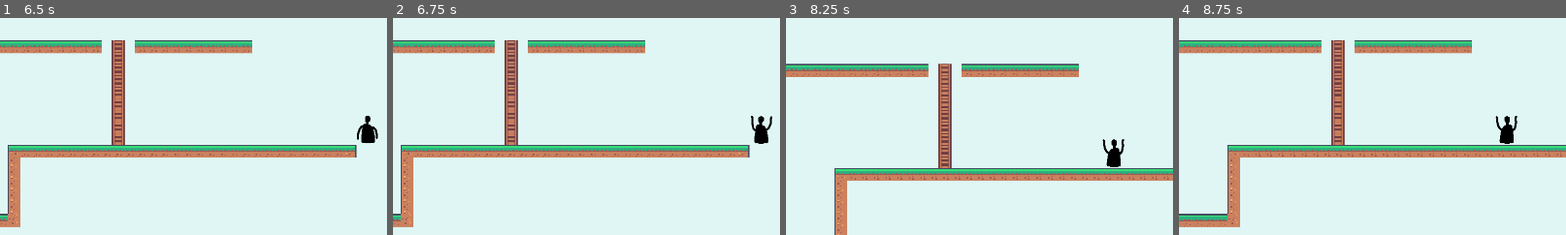
Above: before the commit, frames 1-4 (left to right).
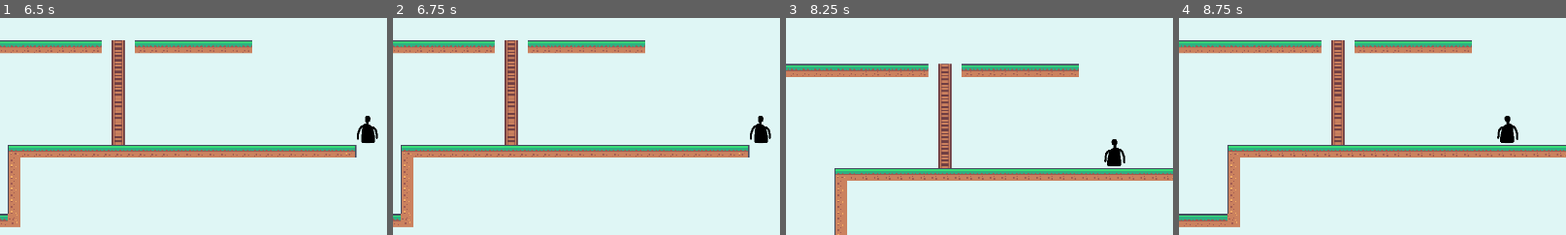
Above: after the commit, the same moments.

Repository: Paulofrog/Jeu-IC06
Game: Godot game, scene res://Game/TitleScreen/titleScreenScene.tscn
The game is run twice, just before and just after one commit, with the same random seed, the same clock (stepped at 60 frames per second) and the same inputs.
Inputs:
- Up to frame 1 (6.5 s): click "START" at 0.5 s; hold Alt (armsAssembly) 1.28-2.03 s; hold D (armsRight) 1.28-2.78 s; tap Space (legsJump) at 1.52, 2.27, 3.77, 4.52, 5.27 s; tap Ctrl (legsAssembly) at 1.55, 2.1, 3.05, 3.6, 4.55, 5.1 s; tap Alt (armsAssembly) at 2.3, 3.8, 5.3 s; hold A (armsLeft) 2.78-3.53 s; hold Alt (armsAssembly) 2.78-3.53 s; hold D (armsRight) 3.53-5.03 s; hold Alt (armsAssembly) 4.28-5.03 s; tap Escape (pause) at 4.9 s; hold A (armsLeft) 5.03-5.75 s; click "RESUME" at 5.75 s
- Up to frame 2 (6.75 s): tap Enter at 6.5 s; hold W (armsUp) from 6.53 s (still down); hold Alt (armsAssembly) from 6.53 s (still down)
- Up to frame 3 (8.25 s): tap Ctrl (legsAssembly) at 6.8, 7.35 s; tap Space (legsJump) at 7.25, 7.52 s; release W (armsUp) at 7.28 s; release Alt (armsAssembly) at 7.28 s; hold A (armsLeft) 7.28-8.03 s; tap Alt (armsAssembly) at 7.55 s; hold W (armsUp) from 8.03 s (still down); hold Alt (armsAssembly) from 8.03 s (still down)
- Up to frame 4 (8.75 s): keep holding W (armsUp); keep holding Alt (armsAssembly); tap Space (legsJump) at 8.27 s; tap Ctrl (legsAssembly) at 8.3 s
The pictures show only the part of the screen within x 47-97%, y 13-63%; the shares and areas given below are measured in that part.

Frame 1 is identical in both runs. In frame 2, 0.2% of the frame differs, in the area x 92-98%, y 45-59%; in frame 3, 0.2%; in frame 4, 0.2%, in the area x 81-88%, y 45-59%.

Commit message:
Suspension au plafond
Fonctionne, mais comporte des bugs.

+ utilisation des variables globales

Diff:
--- a/Game/Arms player/armsPlayerScene.tscn
+++ b/Game/Arms player/armsPlayerScene.tscn
@@ -44,7 +44,7 @@
 position = Vector2(18.5, -21.625)
 scale = Vector2(0.291666, 0.321428)
 sprite_frames = SubResource("SpriteFrames_rjjch")
-animation = &"hang"
+animation = &"idle"
 
 [node name="Collision" type="CollisionShape2D" parent="."]
 position = Vector2(17, -21)
--- a/Game/Arms player/armsPlayerScript.gd
+++ b/Game/Arms player/armsPlayerScript.gd
@@ -1,47 +1,52 @@
 extends CharacterBody2D
 
-var playersAssembled
+
 const SPEED = 150.0
-const ARMSPLAYER_OFFSET = Vector2(-5, -30)
 var isTouchingCeiling			# savoir si on est entré dans la zone de détection
-var isOnCeiling					# action de se suspendre au plafond
+var gravityDirection
+
 
 func _ready() -> void:
-	playersAssembled = false
+	gravityDirection = 1
+	Global.isArmsPlayerOnCeiling = false
+
 
 func _physics_process(delta: float) -> void:
 	# Add the gravity.
 	if not is_on_floor():
-		velocity += get_gravity() * delta
+		velocity += gravityDirection*get_gravity() * delta
 
 	if isTouchingCeiling:
 		if Input.is_action_pressed("armsUp"):
-			isOnCeiling = true
+			Global.isArmsPlayerOnCeiling = true
+			gravityDirection = -1
 			$Appearance.animation = "hang"
 		else:
-			isOnCeiling = false
+			Global.isArmsPlayerOnCeiling = false
+			gravityDirection = 1
 
 	# Get the input direction and handle the movement/deceleration.
 	var direction := Input.get_axis("armsLeft", "armsRight")
 	if direction:
 		velocity.x = direction * SPEED
-		if !isOnCeiling: $Appearance.animation = "walk"
+		if !Global.isArmsPlayerOnCeiling: $Appearance.animation = "walk"
 		$Appearance.flip_h = velocity.x < 0
 	else:
 		velocity.x = move_toward(velocity.x, 0, SPEED)
-		if !isOnCeiling : $Appearance.animation = "idle"
+		if !Global.isArmsPlayerOnCeiling : $Appearance.animation = "idle"
 
-	if !playersAssembled:
+	if !Global.are_assembled or Global.isArmsPlayerOnCeiling:
 		move_and_slide()
 	else:
-		self.position = $"../LegsPlayer".position + ARMSPLAYER_OFFSET
+		self.position = $"../LegsPlayer".position + Global.ARMSPLAYER_OFFSET
 
 
 func _on_test_level_ceiling_entered() -> void:
 	isTouchingCeiling = true
-	print("entre dans le plafond")
 
 
 func _on_test_level_ceiling_exited() -> void:
 	isTouchingCeiling = false
-	print("sort du plafond")
+	$Appearance.animation = "idle"
+	Global.isArmsPlayerOnCeiling = false
+	gravityDirection = 1
--- a/Game/Global.gd
+++ b/Game/Global.gd
@@ -1,4 +1,6 @@
 extends Node
 
 var can_climb = false
-var are_assembled = true
+var are_assembled = false
+var isArmsPlayerOnCeiling					# action de se suspendre au plafond
+const ARMSPLAYER_OFFSET = Vector2(-5, -30)
--- a/Game/Legs player/legsPlayerScript.gd
+++ b/Game/Legs player/legsPlayerScript.gd
@@ -39,6 +39,7 @@
 	cameraSize = Vector2(camera.get_viewport().get_size()) - Vector2(1200,700)
 	cameraBounds = Rect2(camera.position - (cameraSize / 2), cameraSize)
 
-	move_and_slide()
-	#position.x = clamp(position.x, cameraBounds.position.x, cameraBounds.position.x + cameraBounds.size.x)
-	#position.y = clamp(position.y, cameraBounds.position.y, cameraBounds.position.y + cameraBounds.size.y)
+	if !(Global.isArmsPlayerOnCeiling and Global.are_assembled):
+		move_and_slide()
+	else:
+		self.position = $"../ArmsPlayer".position - Global.ARMSPLAYER_OFFSET
--- a/Game/Main/mainScript.gd
+++ b/Game/Main/mainScript.gd
@@ -2,15 +2,14 @@
 
 # Assembly
 const PROXIMITY_THRESHOLD = 50.0
-const ARMSPLAYER_OFFSET = Vector2(-5, -30)
 const PROXIMITYLABEL_OFFSET = Vector2(0, -45)
-var are_assembled
 var paused = false
-@onready var pausemenu = $Camera/PauseMenu
+var pausemenu
 
 func _ready() -> void:
+	pausemenu = $Camera/PauseMenu
 	SetSpawnPositions()
-	are_assembled = false
+	Global.are_assembled = false
 
 
 # Called every frame. 'delta' is the elapsed time since the previous frame.
@@ -47,7 +46,7 @@
 func PlayerProximityDetection():
 	var distance = $LegsPlayer.global_position.distance_to($ArmsPlayer.global_position)
 	if (distance < PROXIMITY_THRESHOLD):
-		if !are_assembled:
+		if !Global.are_assembled:
 			$ProximityLabel.position = (($ArmsPlayer.global_position + $LegsPlayer.global_position) / (2)) \
 										- ($ProximityLabel.get_size() / 2) \
 										+ PROXIMITYLABEL_OFFSET
@@ -57,21 +56,19 @@
 	else:
 		$ProximityLabel.hide()
 
-	if not are_assembled and distance < PROXIMITY_THRESHOLD:
+	if not Global.are_assembled and distance < PROXIMITY_THRESHOLD:
 		if Input.is_action_pressed("legsAssembly") and Input.is_action_pressed("armsAssembly"):
 			assemble_players()
-	elif are_assembled:
+	elif Global.are_assembled:
 		if Input.is_action_just_pressed("legsAssembly") != Input.is_action_just_pressed("armsAssembly"):
 			separate_players()
 
 
 func assemble_players() -> void:
-	are_assembled = true
-	$ArmsPlayer.playersAssembled = true
-	$ArmsPlayer.position = $LegsPlayer.position + ARMSPLAYER_OFFSET
+	Global.are_assembled = true
+	$ArmsPlayer.position = $LegsPlayer.position + Global.ARMSPLAYER_OFFSET
 	$MetalAudioPlayer.play()
 
 
 func separate_players() -> void:
-	are_assembled = false
-	$ArmsPlayer.playersAssembled = false
+	Global.are_assembled = false
--- a/Game/TestLevel/testLevelScene.tscn
+++ b/Game/TestLevel/testLevelScene.tscn
@@ -234,7 +234,7 @@
 sources/0 = SubResource("TileSetAtlasSource_rsw0o")
 
 [sub_resource type="RectangleShape2D" id="RectangleShape2D_xkx1n"]
-size = Vector2(567, 30)
+size = Vector2(355, 5)
 
 [sub_resource type="RectangleShape2D" id="RectangleShape2D_i2mnf"]
 size = Vector2(27.5, 151.75)
@@ -264,7 +264,7 @@
 collision_layer = 64
 
 [node name="CollisionShape2D" type="CollisionShape2D" parent="Ceiling"]
-position = Vector2(672.5, 251)
+position = Vector2(578.5, 238.5)
 shape = SubResource("RectangleShape2D_xkx1n")
 
 [node name="Ladder" type="Area2D" parent="."]
@@ -273,6 +273,7 @@
 position = Vector2(814, 288.125)
 shape = SubResource("RectangleShape2D_i2mnf")
 
-[connection signal="area_entered" from="Ceiling" to="." method="_on_ceiling_area_entered"]
+[connection signal="body_entered" from="Ceiling" to="." method="_on_ceiling_body_entered"]
+[connection signal="body_exited" from="Ceiling" to="." method="_on_ceiling_body_exited"]
 [connection signal="body_entered" from="Ladder" to="." method="_on_ladder_body_entered"]
 [connection signal="body_exited" from="Ladder" to="." method="_on_ladder_body_exited"]
--- a/Game/TestLevel/testLevelScript.gd
+++ b/Game/TestLevel/testLevelScript.gd
@@ -13,14 +13,6 @@
 	pass
 
 
-func _on_ceiling_area_entered(_area: Area2D) -> void:
-	ceilingEntered.emit()
-
-
-func _on_ceiling_area_exited(_area: Area2D) -> void:
-	ceilingExited.emit()
-
-
 func _on_ladder_body_entered(body: Node2D) -> void:
 	if body.name == "LegsPlayer":
 			Global.can_climb = true
@@ -29,3 +21,13 @@
 func _on_ladder_body_exited(body: Node2D) -> void:
 	if body.name == "LegsPlayer":
 			Global.can_climb = false
+
+
+func _on_ceiling_body_entered(body: Node2D) -> void:
+	if body.name == "ArmsPlayer":
+		ceilingEntered.emit()
+
+
+func _on_ceiling_body_exited(body: Node2D) -> void:
+	if body.name == "ArmsPlayer":
+		ceilingExited.emit()
